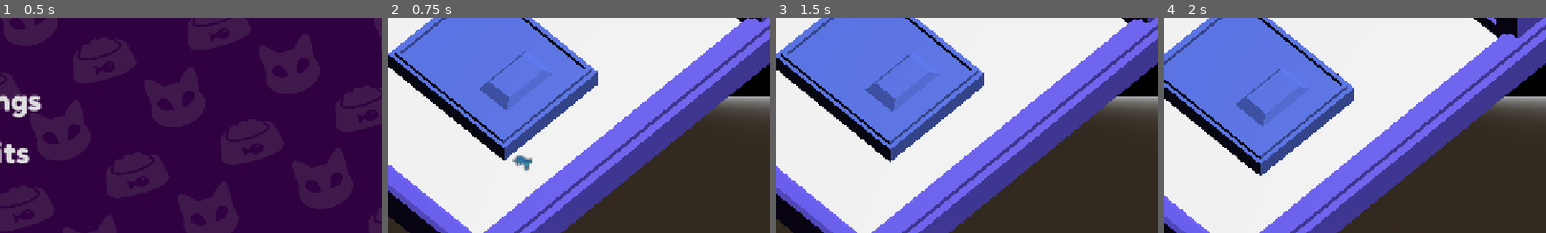
Above: before the commit, frames 1-4 (left to right).
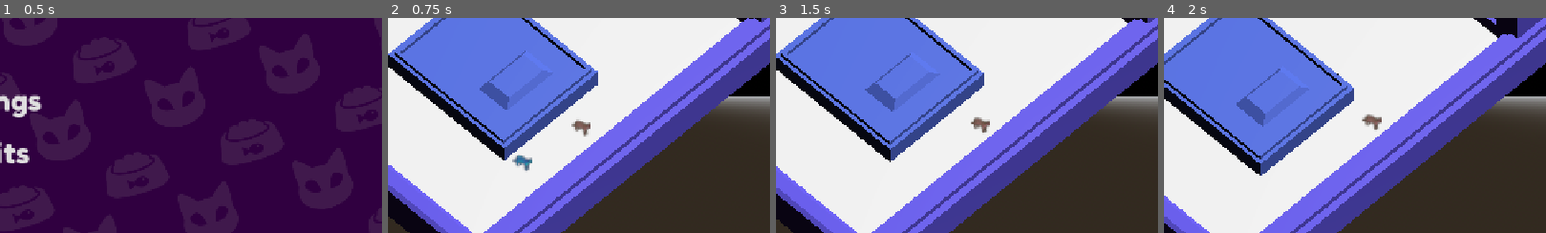
Above: after the commit, the same moments.

Repository: WeronikaKowalkowska/dnsgamejam
Game: Godot game, scene res://scenes/menu.tscn
Same seed, same stepped clock (60 frames per second), same inputs: the game is played once before the commit and once after it.
Inputs (mouse positions are % of the whole screen's width and height, from its top left):
- Up to frame 1 (0.5 s): no input
- Up to frame 2 (0.75 s): click "Play" at 0.5 s
- Up to frame 3 (1.5 s): tap Enter (ui_accept) at 1.25 s; move the mouse to (72, 45) at 1.27 s; hold D (move_right) from 1.28 s (still down); tap E at 1.35 s; click (72, 45) at 1.42 s
- Up to frame 4 (2 s): keep holding D (move_right); tap Enter (ui_accept) at 1.52 s
The pictures show only the part of the screen within x 25-75%, y 25-75%; the shares and areas given below are measured in that part.

Frame 1 is identical in both runs. In frame 2, 0.2% of the frame differs, in the area x 48-53%, y 47-56%; in frame 3, 0.2%; in frame 4, 0.2%, in the area x 51-57%, y 44-52%.

Commit message:
tymczasowe

Diff:
--- a/scenes/main.tscn
+++ b/scenes/main.tscn
@@ -12,6 +12,7 @@
 [ext_resource type="Script" uid="uid://bbdk1qfr4mnll" path="res://scripts/KameraMovement.gd" id="5_jkv2x"]
 [ext_resource type="PackedScene" uid="uid://dqy3gb68iyj6b" path="res://assets/models/scianka1.glb" id="5_tipki"]
 [ext_resource type="PackedScene" uid="uid://dqcqgrh0mrmt0" path="res://assets/models/scianka2.glb" id="6_tefeu"]
+[ext_resource type="Texture2D" uid="uid://cg2oc70jcynqg" path="res://assets/sprites/Grafika_bez_nazwy_3.png" id="7_jbj1t"]
 [ext_resource type="PackedScene" uid="uid://b114m4thkvqsq" path="res://assets/models/scianka3.glb" id="7_o6xl0"]
 [ext_resource type="PackedScene" uid="uid://d0fpwl7scsycy" path="res://assets/models/wysepka.glb" id="8_tipki"]
 [ext_resource type="Texture2D" uid="uid://dobe6by3ohddi" path="res://assets/sprites/Grafika_bez_nazwy_2.png" id="9_muem4"]
@@ -113,6 +114,9 @@
 transform = Transform3D(1, 0, 0, 0, 1, 1.1920929e-07, 0, 0, 1.0000004, 0, 0, 0)
 sprite_frames = SubResource("SpriteFrames_15n48")
 
+[node name="Sprite3D2" type="Sprite3D" parent="KotCharacterBody3D" unique_id=1106111930]
+texture = ExtResource("7_jbj1t")
+
 [node name="KotDuchCharacterBody3D" type="CharacterBody3D" parent="." unique_id=933195050 groups=["catSpectre"]]
 transform = Transform3D(0.21107113, -0.97735393, -0.015101567, -0.57709646, -0.13707066, 0.80509096, -0.7889288, -0.16121642, -0.5929592, 8.699884, 0.7234764, 5.8033695)
 collision_layer = 4
